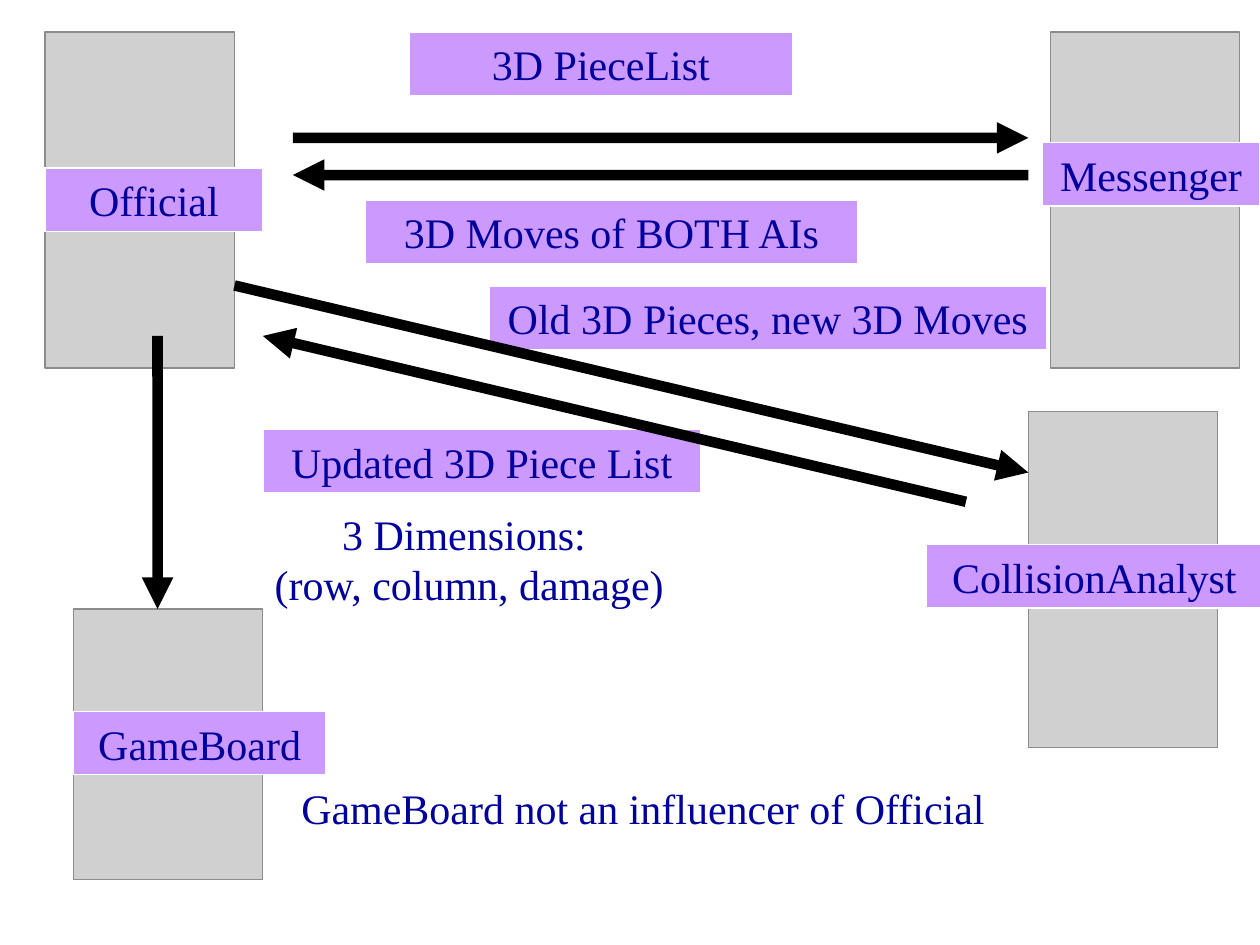
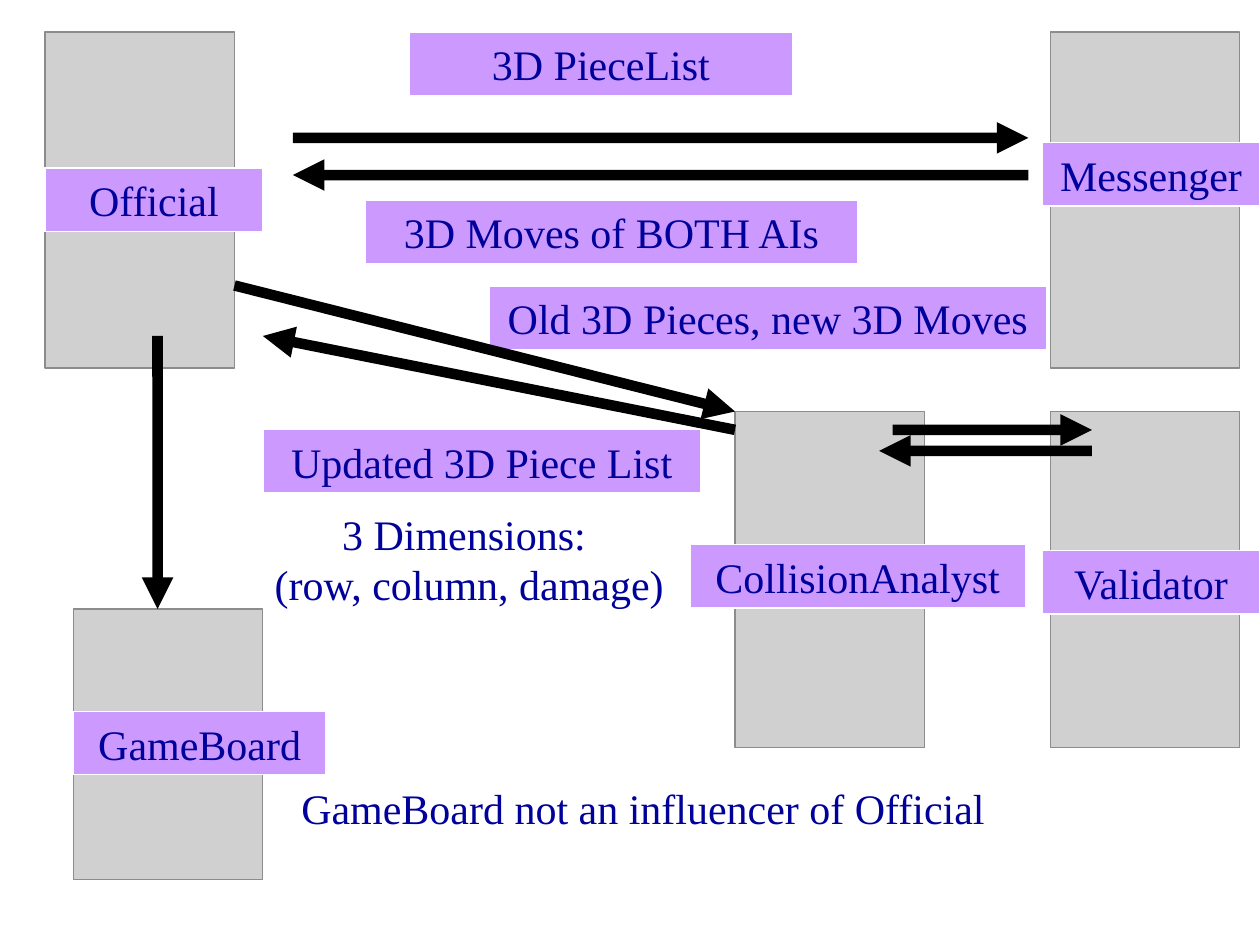
Before and after one commit to vipulkohli/JHalma, a slide deck: slide 4 of DeliverableFinal/Diagrams.ppt. Drawn at 1260x945 pixels with LibreOffice and Linux fonts; fonts in the diff are those of the drawing; grey boxes stand for pictures. Boxes give left, top, right and bottom in pixels: in the first picture for what was removed or moved away, otherwise in the second. Text is boxed around its words. In the diff, an @@ line names an element or a change of style, - is before the commit and + after.

Commit message:
add demo and add validator to diagram

```diff
--- a/DeliverableFinal/Diagrams.ppt
+++ b/DeliverableFinal/Diagrams.ppt
@@ arrow moved from (234, 286) - (1028, 472) to (234, 286) - (735, 412) @@
@@ arrow moved from (966, 501) - (263, 336) to (735, 430) - (263, 336) @@
@@ picture: place and size @@
-picture at (1028, 412, 1217, 748)
+picture at (735, 412, 924, 748)
@@ picture added at (1051, 412, 1240, 748) @@
@@ arrow added from (892, 430) to (1092, 430), #000000 6.01 pt @@
@@ arrow added from (1092, 451) to (879, 451), #000000 6.01 pt @@
@@ rectangle "CollisionAnalyst": place and size @@
-rectangle "CollisionAnalyst" at (926, 544, 1260, 607)
+rectangle "CollisionAnalyst" at (690, 544, 1026, 607)
@@ rectangle added at (1042, 551, 1260, 614), fill #CC99FF, outline #FFFFFF 0.74 pt, 24 pt, text #00009A @@
+Validator
```
Also in this commit, not shown: 6 other files.
